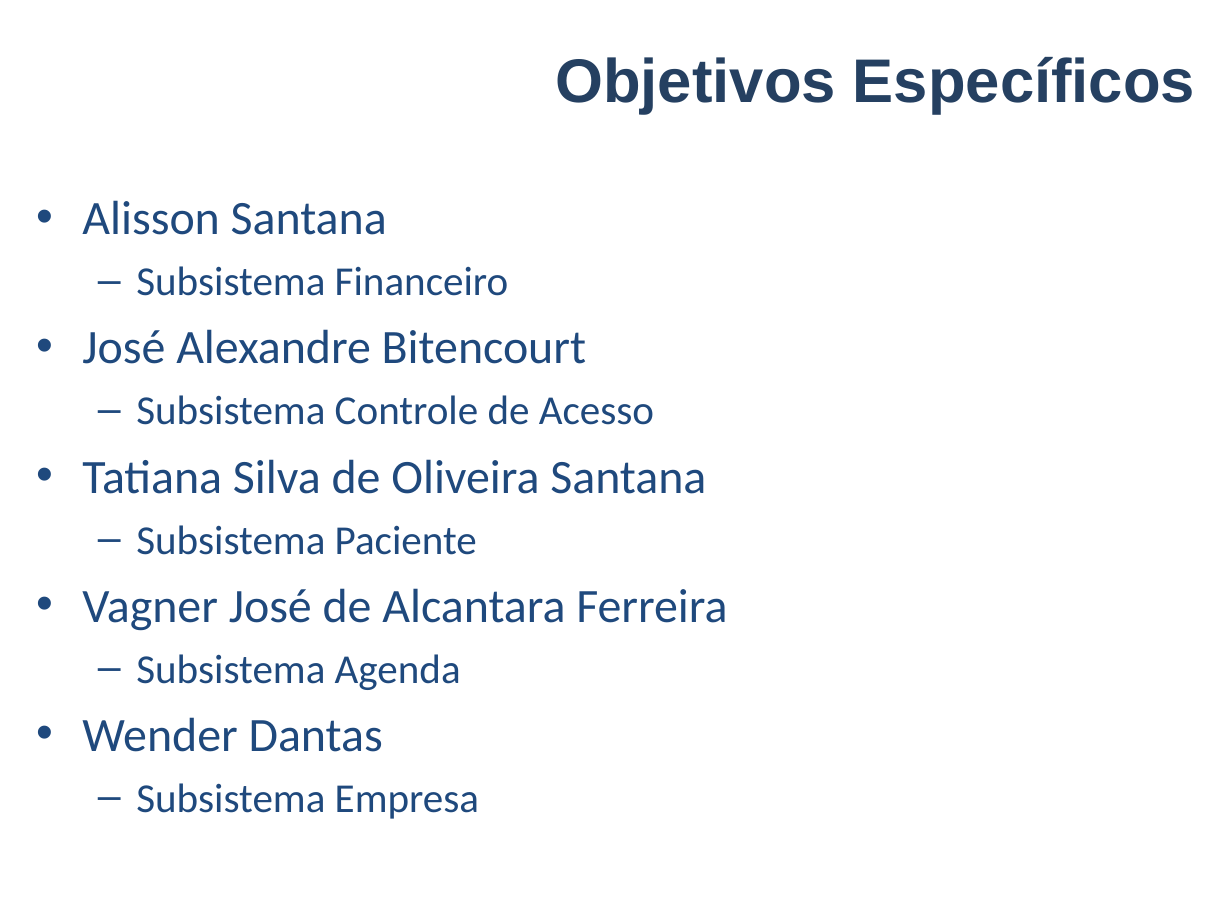
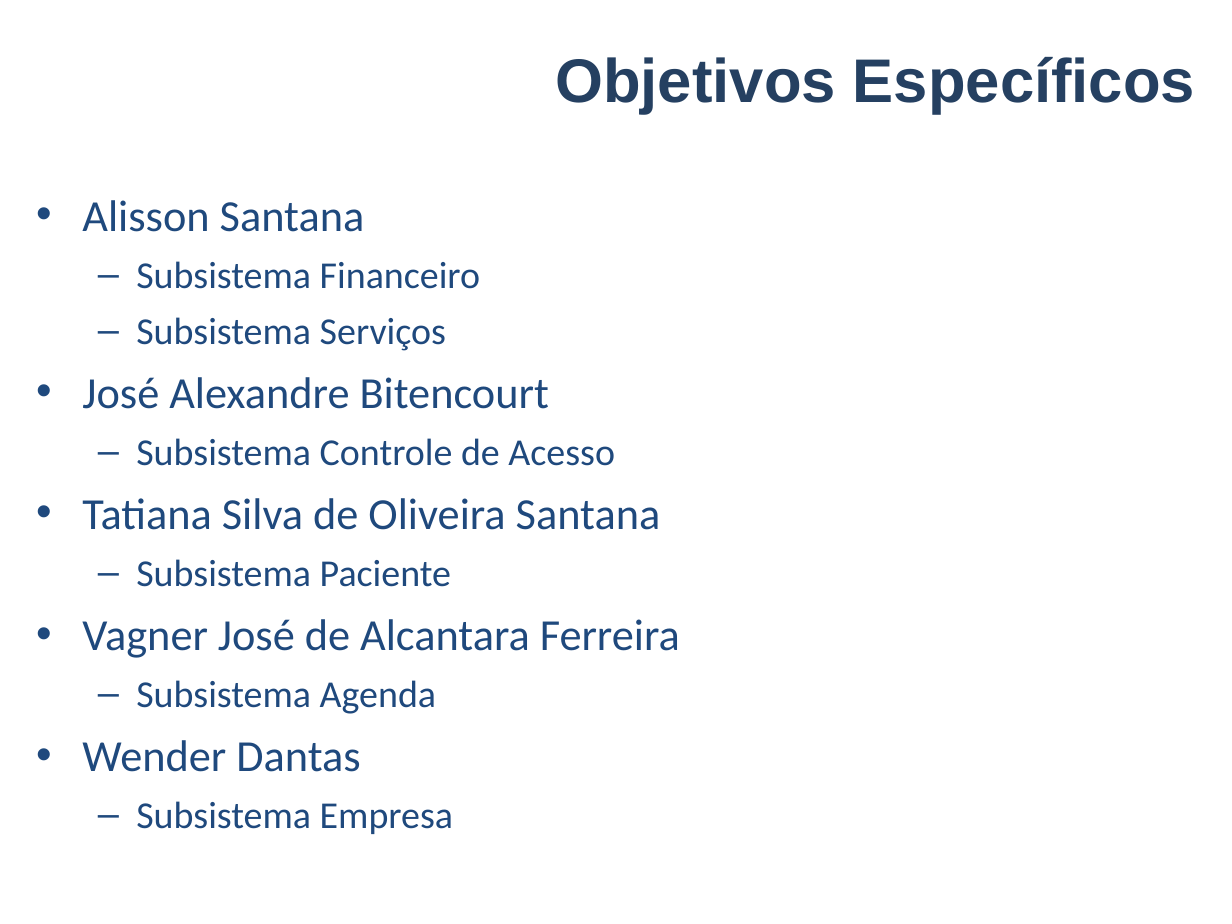
Before and after one commit to VagnerAlcantara/TCC, a slide deck: slide 6 of AnteProjeto/Apresentacao do Anteprojeto.ppt. Drawn at 1232x924 pixels with LibreOffice and Linux fonts; fonts in the diff are those of the drawing; background and template pictures are left out. Boxes give left, top, right and bottom in pixels: in the first picture for what was removed or moved away, otherwise in the second. Text is boxed around its words. In the diff, an @@ line names an element or a change of style, - is before the commit and + after.

```diff
--- a/AnteProjeto/Apresentacao do Anteprojeto.ppt
+++ b/AnteProjeto/Apresentacao do Anteprojeto.ppt
@@ text at [82,200,680,834]: size 28 to 25.9 pt in "Alisson Santana", "José Alexandre Bitencourt", "Tatiana Silva de Oliveira Santana", "Vagner José de Alcantara Ferreira" and 1 more places; size 24 to 22.2 pt in "Subsistema Financeiro", "Subsistema Controle de Acesso", "Subsistema Paciente", "Subsistema Agenda" and 1 more places @@
@@ text at [136,317,446,351]: paragraph added @@
+  – Subsistema Serviços
```
Also in this commit, not shown: 4 other slides changed, 3 slides added, 3 slides removed.
